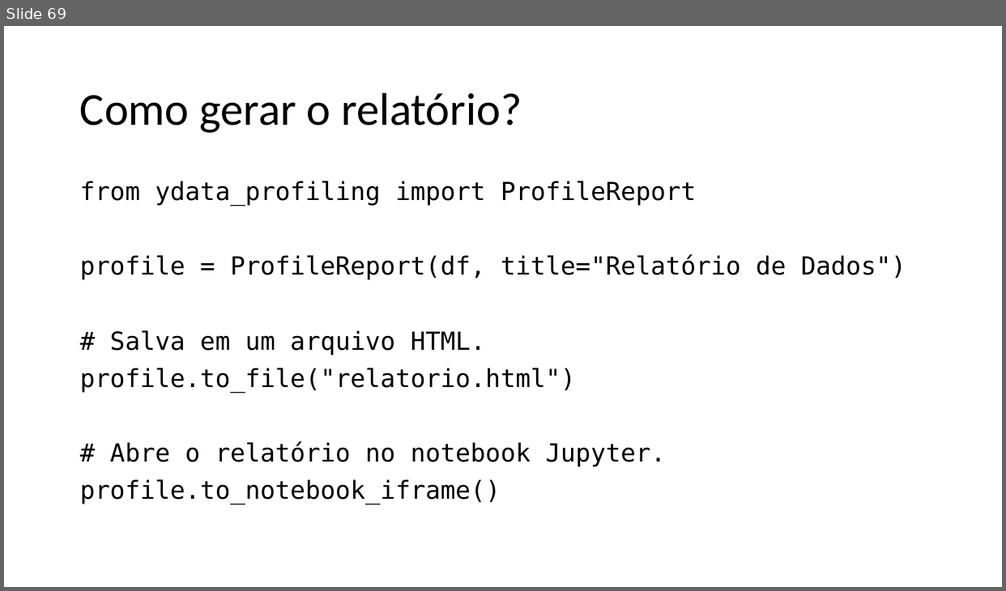
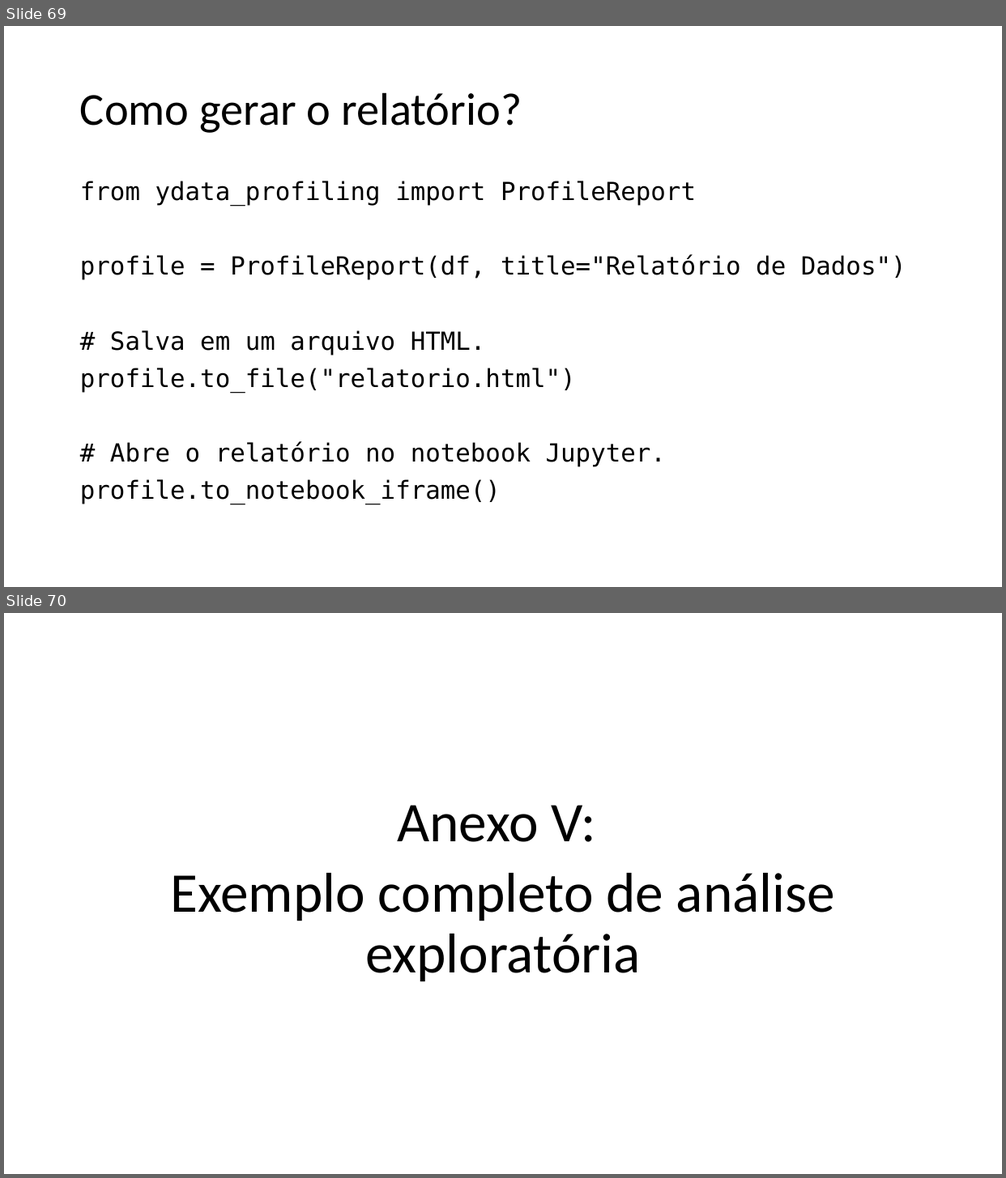
Before and after one commit to zz4fap/c24_inteligencia_artificial, a slide deck: slides/C24_EDA.pptx. Shown one above the other, each under a label of ours: slide 69 before the commit, slides 69 and 70 after it. The pictures are 1006x591 and 1006x1178 pixels, drawn with LibreOffice and Linux fonts; fonts in the diff are those of the drawing. Boxes give left, top, right and bottom in pixels: in the first picture for what was removed or moved away, otherwise in the second. Text is boxed around its words. In the diff, an @@ line names an element or a change of style, - is before the commit and + after.

```diff
--- a/slides/C24_EDA.pptx
+++ b/slides/C24_EDA.pptx
@@ slide 70 added at bbox=[4, 613, 1002, 1174], background #FFFFFF @@
@@ text added at bbox=[171, 805, 835, 982], 54 pt, text #000000 @@
+Anexo V:
+Exemplo completo de análise exploratória
```
Also in this commit, not shown: 1 slide changed, 1 other slide added, 1 other file.
